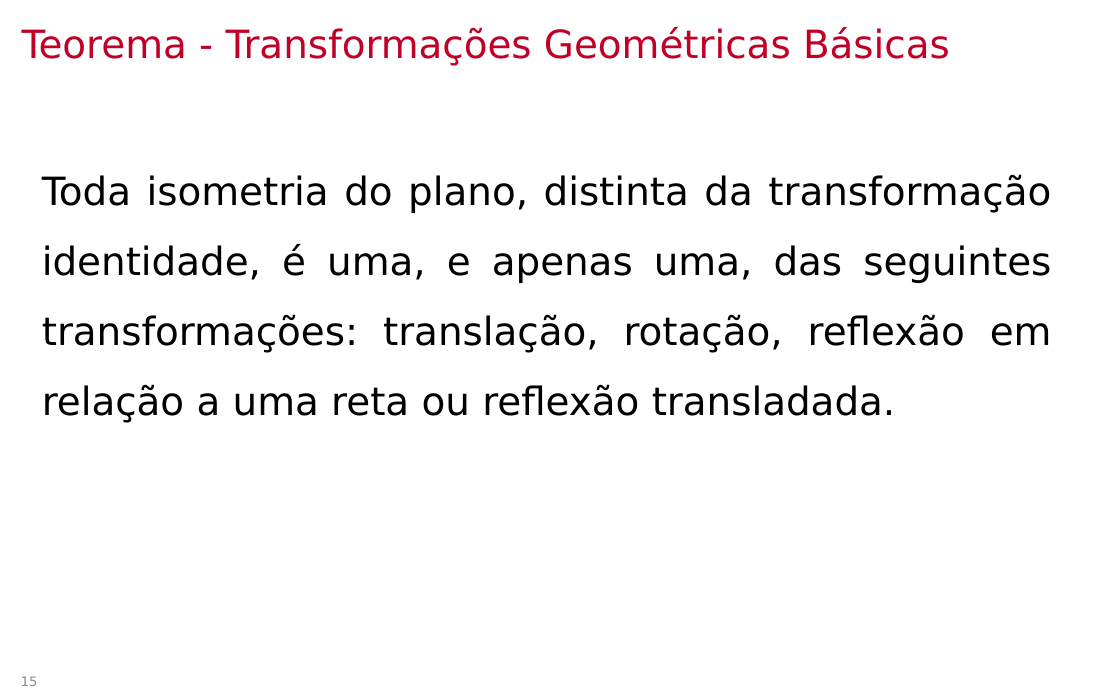
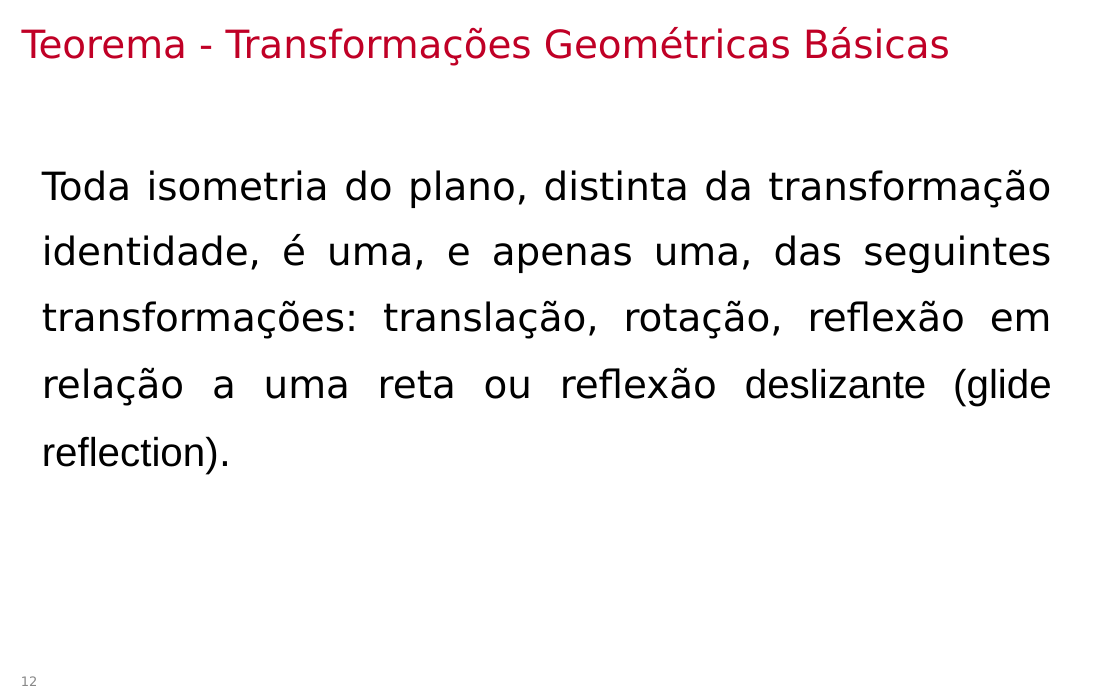
Before and after one commit to lpsoares/ComputacaoGrafica, a slide deck: slide 12 of docs/aulas/04-coordenadas_homogeneas_e_quaternios/aula4_coordenadas_homogeneas_e_quaternios.pptx (slide 15 before the commit). Drawn at 1120x700 pixels with LibreOffice and Linux fonts; fonts in the diff are those of the drawing; background and template pictures are left out. Boxes give left, top, right and bottom in pixels: in the first picture for what was removed or moved away, otherwise in the second. Text is boxed around its words. In the diff, an @@ line names an element or a change of style, - is before the commit and + after.

```diff
--- a/docs/aulas/04-coordenadas_homogeneas_e_quaternios/aula4_coordenadas_homogeneas_e_quaternios.pptx
+++ b/docs/aulas/04-coordenadas_homogeneas_e_quaternios/aula4_coordenadas_homogeneas_e_quaternios.pptx
@@ text at [42, 169, 1052, 474]: text changed @@
-Toda isometria do plano, distinta da transformação identidade, é uma, e apenas uma, das seguintes transformações: translação, rotação, reflexão em relação a uma reta ou reflexão transladada.
+Toda isometria do plano, distinta da transformação identidade, é uma, e apenas uma, das seguintes transformações: translação, rotação, reflexão em relação a uma reta ou reflexão deslizante (glide reflection).
@@ page number at [21, 676, 38, 686]: text changed @@
-15
+12
```
Also in this commit, not shown: 12 other slides changed, 10 slides removed, 2 other files.
